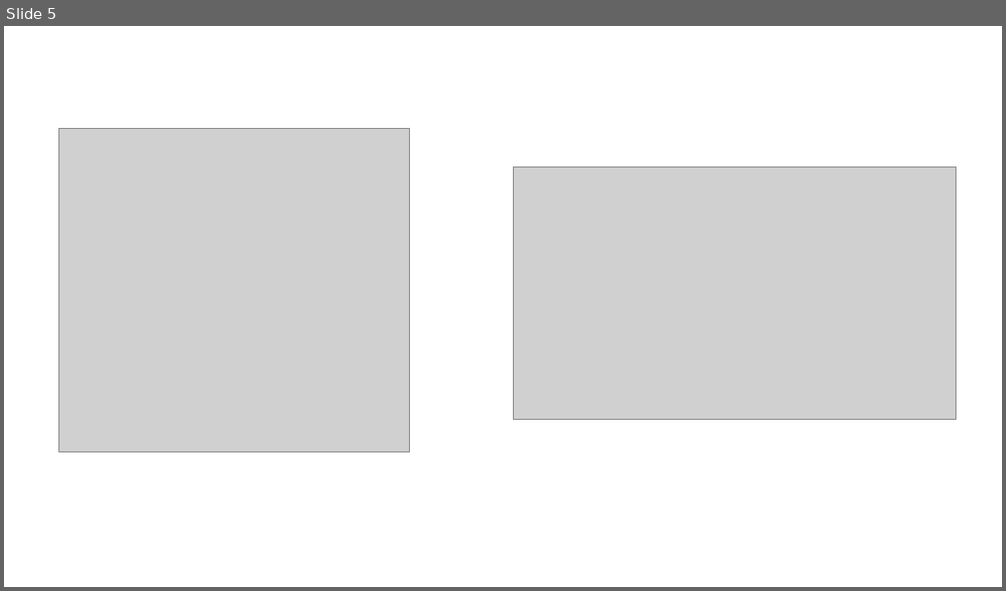
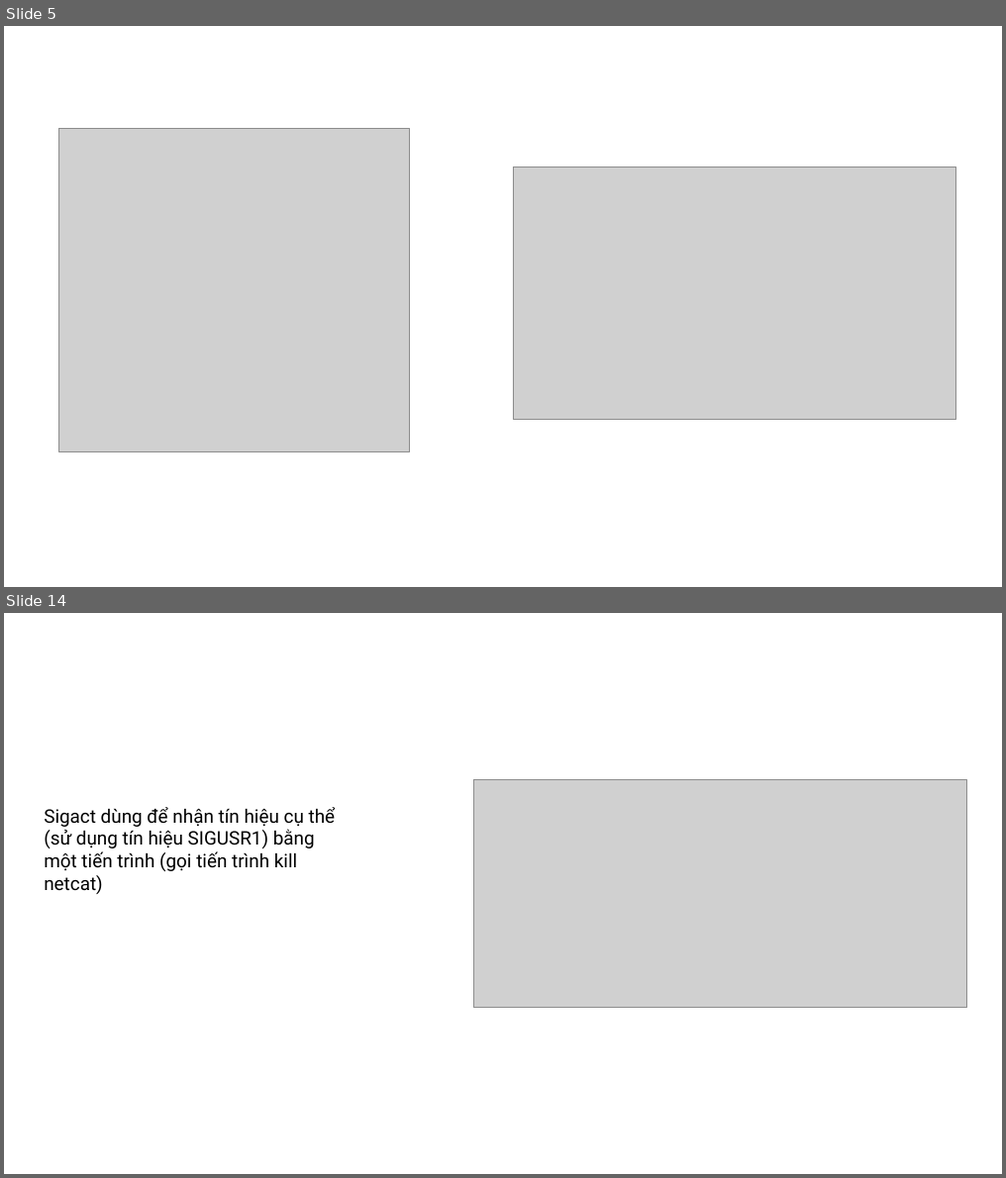
Before and after one commit to jettxxx/ASM-Anti_browsers-Anti_netcat, a slide deck: Anti-browser Anti-Netcat.pptx. Shown one above the other, each under a label of ours: slide 5 before the commit, slides 5 and 14 after it; the slides between them are not shown. The pictures are 1006x591 and 1006x1178 pixels, drawn with LibreOffice and Linux fonts; fonts in the diff are those of the drawing; grey boxes stand for pictures. Boxes give left, top, right and bottom in pixels: in the first picture for what was removed or moved away, otherwise in the second. Text is boxed around its words. In the diff, an @@ line names an element or a change of style, - is before the commit and + after.

Commit message:
Update pp (anti_netcat)

```diff
--- a/Anti-browser Anti-Netcat.pptx
+++ b/Anti-browser Anti-Netcat.pptx
@@ slide 14 added at (4,613,1002,1174), background #FFFFFF @@
@@ picture added at (473,779,966,1008) @@
@@ text added at (44,807,336,894), 18 pt, text #000000 @@
+Sigact dùng để nhận tín hiệu cụ thể (sử dụng tín hiệu SIGUSR1) bằng một tiến trình (gọi tiến trình kill netcat)
```
Also in this commit, not shown: 9 slides changed, 5 other slides added, 3 slides removed.
